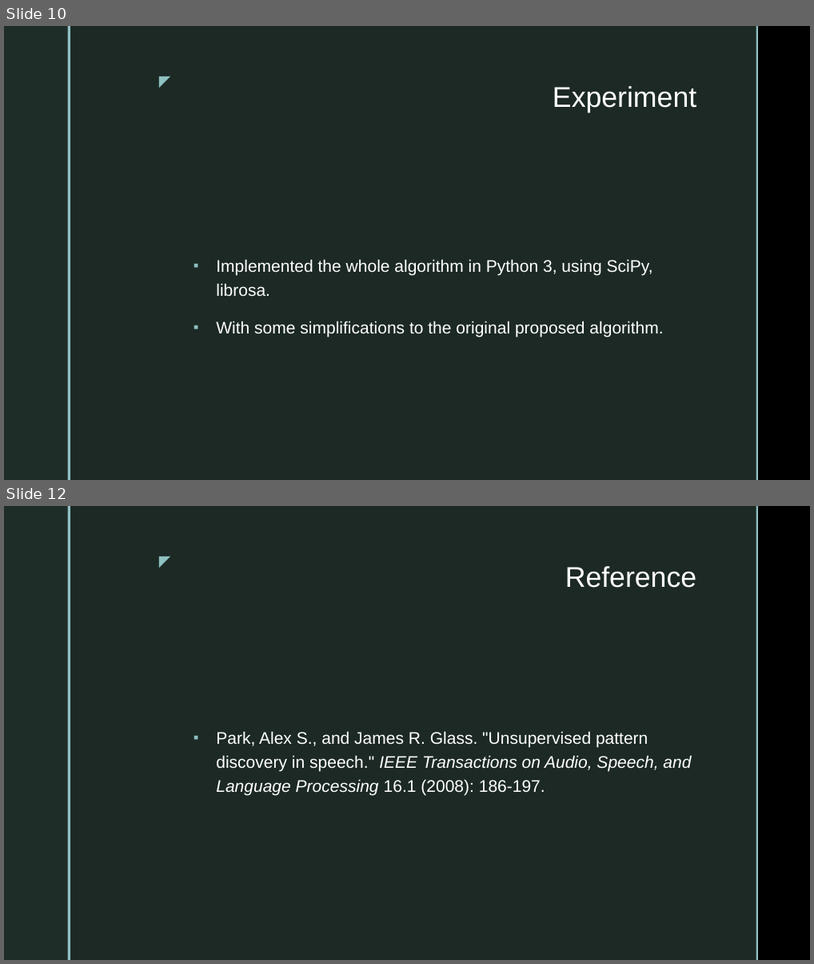
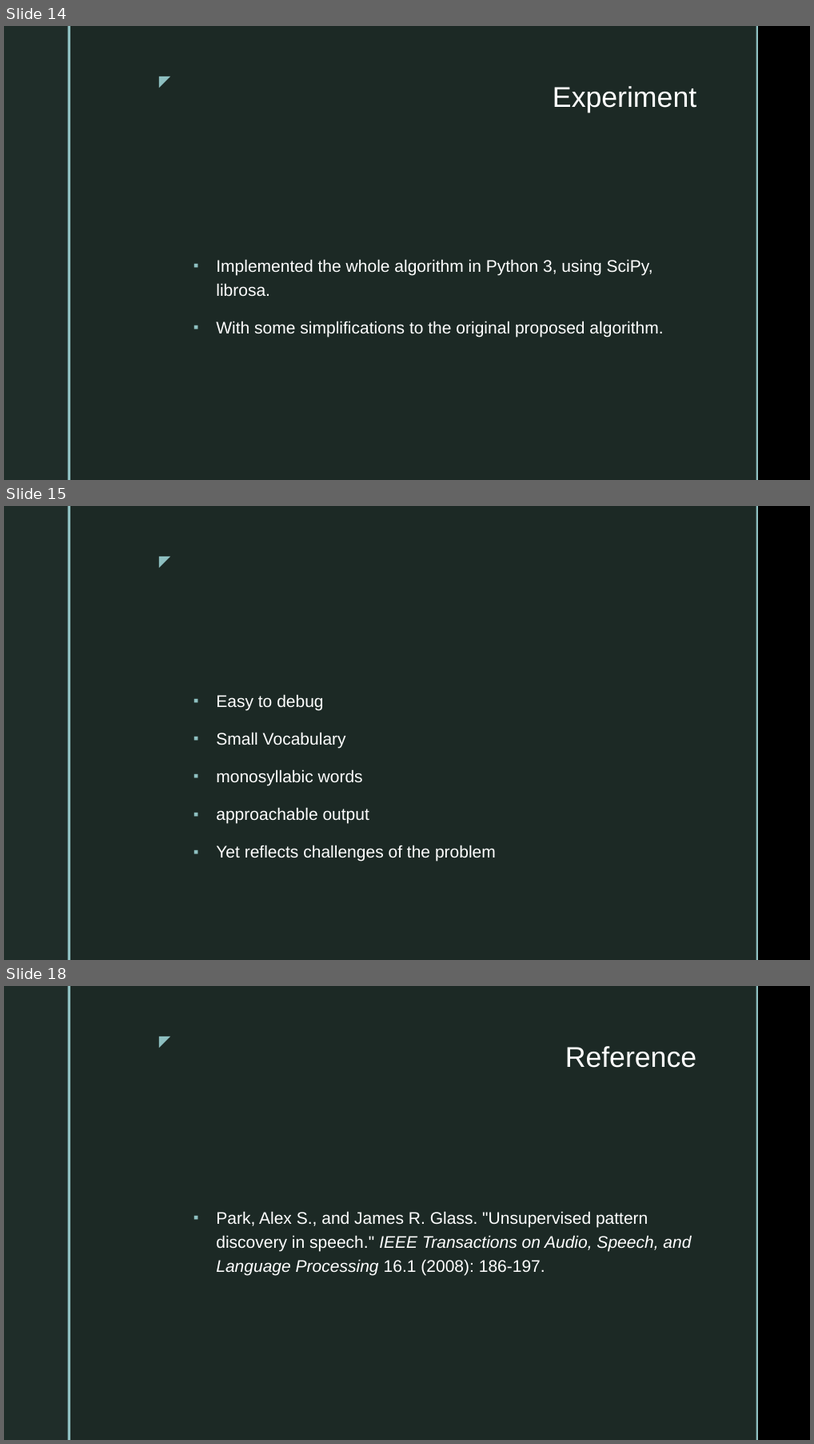
Before and after one commit to Crispher/Speech-Science, a slide deck: Unsupervised Pattern Discovery in Speech.pptx. Shown one above the other, each under a label of ours: slides 10 and 12 before the commit, slides 14, 15 and 18 after it; the slides between them are not shown. The pictures are 814x964 and 814x1444 pixels, drawn with LibreOffice and Linux fonts; fonts in the diff are those of the drawing; grey boxes stand for pictures; background and template pictures are left out. Boxes give left, top, right and bottom in pixels: in the first picture for what was removed or moved away, otherwise in the second. Text is boxed around its words. In the diff, an @@ line names an element or a change of style, - is before the commit and + after.

```diff
--- a/Unsupervised Pattern Discovery in Speech.pptx
+++ b/Unsupervised Pattern Discovery in Speech.pptx
@@ slide 15 added at box(4, 506, 810, 960), background picture (left out); not listed: 5 template elements that a slide beside it also shows @@
@@ text added at box(216, 694, 496, 861), 20 pt, text #FFFFFF @@
+▪ Easy to debug
+▪ Small Vocabulary
+▪ monosyllabic words
+▪ approachable output
+▪ Yet reflects challenges of the problem
@@ what was slide 10 is now slide 14 @@
@@ what was slide 12 is now slide 18 @@
```
Also in this commit, not shown: 2 slides changed, 5 other slides added, 4 other files.
